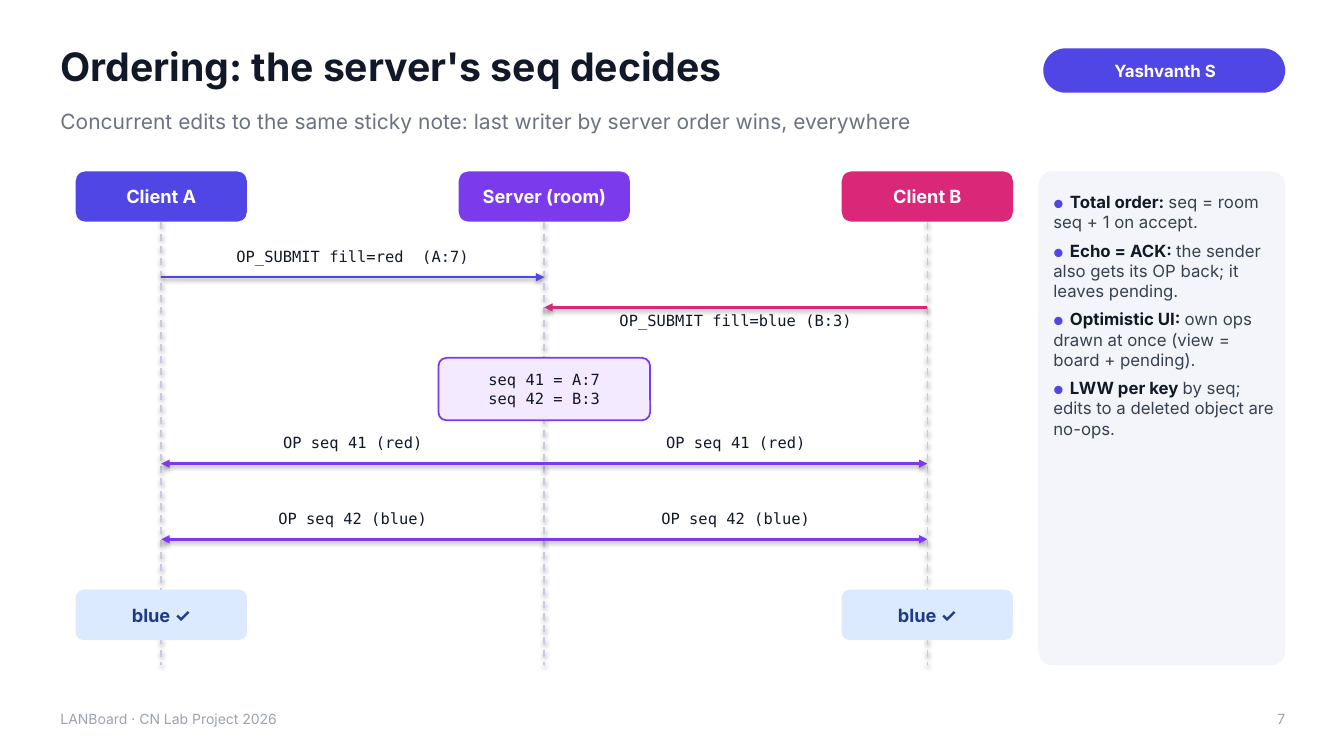
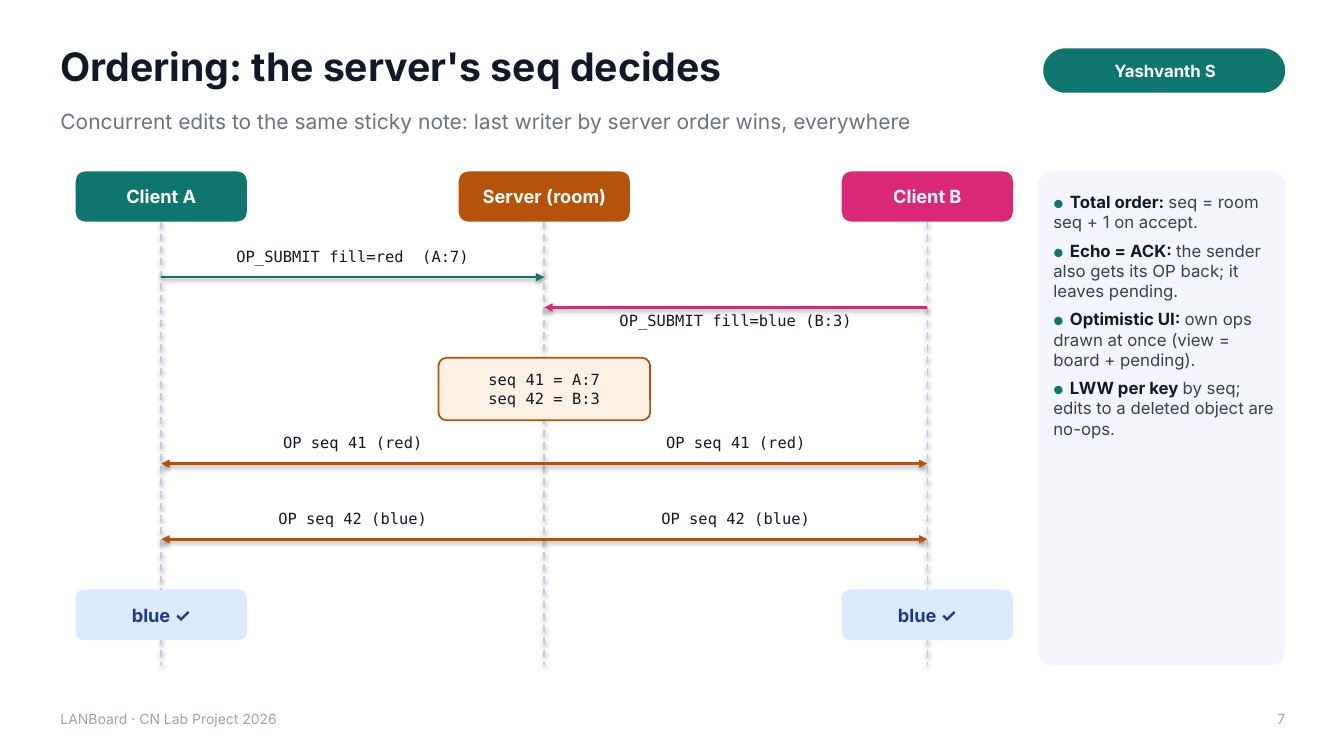
Before and after one commit to YashvanthSankar/cn-course-project, a slide deck: slide 7 of docs/LANBoard_Presentation.pptx. Drawn at 1344x756 pixels with LibreOffice and Linux fonts; fonts in the diff are those of the drawing. Boxes give left, top, right and bottom in pixels: in the first picture for what was removed or moved away, otherwise in the second. Text is boxed around its words. In the diff, an @@ line names an element or a change of style, - is before the commit and + after.

```diff
--- a/docs/LANBoard_Presentation.pptx
+++ b/docs/LANBoard_Presentation.pptx
@@ rounded rectangle "Yashvanth S" at [1044,48,1286,93]: fill #4F46E5 to #0F766E @@
@@ rounded rectangle "Client A" at [76,171,247,222]: fill #4F46E5 to #0F766E @@
@@ rounded rectangle "Server (room)" at [459,171,630,222]: fill #7C3AED to #B45309 @@
@@ text "● Total order: seq = ..." at [1053,195,1274,439]: text colour #4F46E5 to #0F766E in "●", "●", "●", "●" @@
@@ arrow (161, 277) - (544, 277): stroke #4F46E5 1.75 pt to #0F766E 1.75 pt @@
@@ rounded rectangle "seq 41 = A:7" at [439,358,650,420]: fill #F3EAFF to #FDF1E3; outline #7C3AED 1.25 pt to #B45309 1.25 pt @@
@@ arrow (544, 464) - (161, 464): stroke #7C3AED 1.75 pt to #B45309 1.75 pt @@
@@ arrow (544, 464) - (928, 464): stroke #7C3AED 1.75 pt to #B45309 1.75 pt @@
@@ arrow (544, 539) - (161, 539): stroke #7C3AED 1.75 pt to #B45309 1.75 pt @@
@@ arrow (544, 539) - (928, 539): stroke #7C3AED 1.75 pt to #B45309 1.75 pt @@
```
Also in this commit, not shown: 21 other slides changed, 39 other files.
